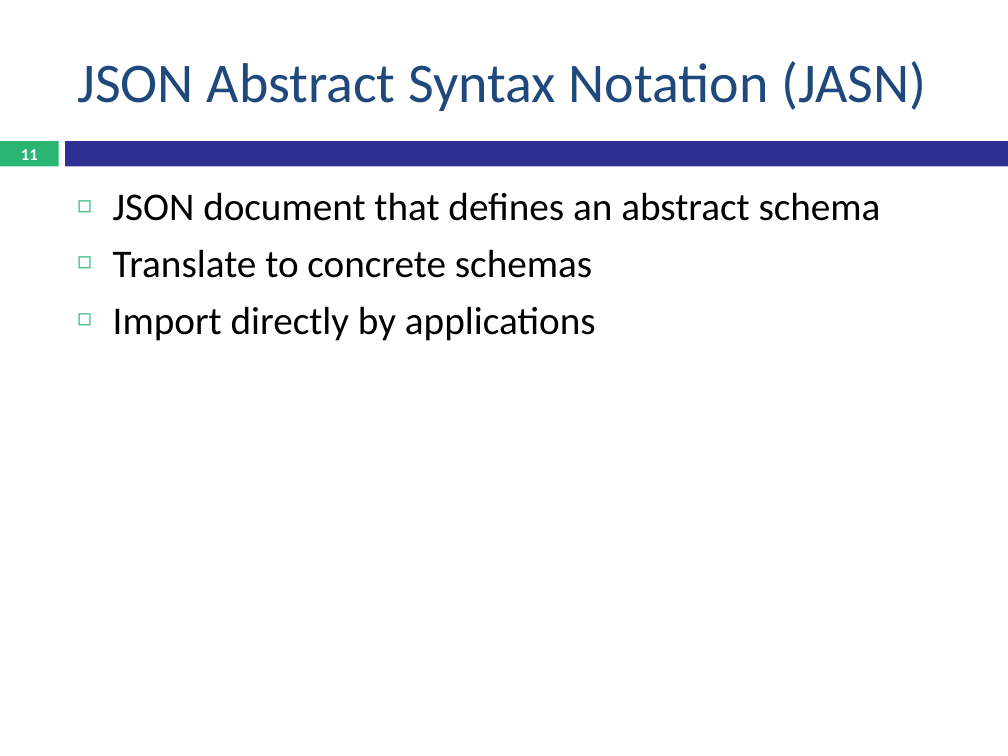
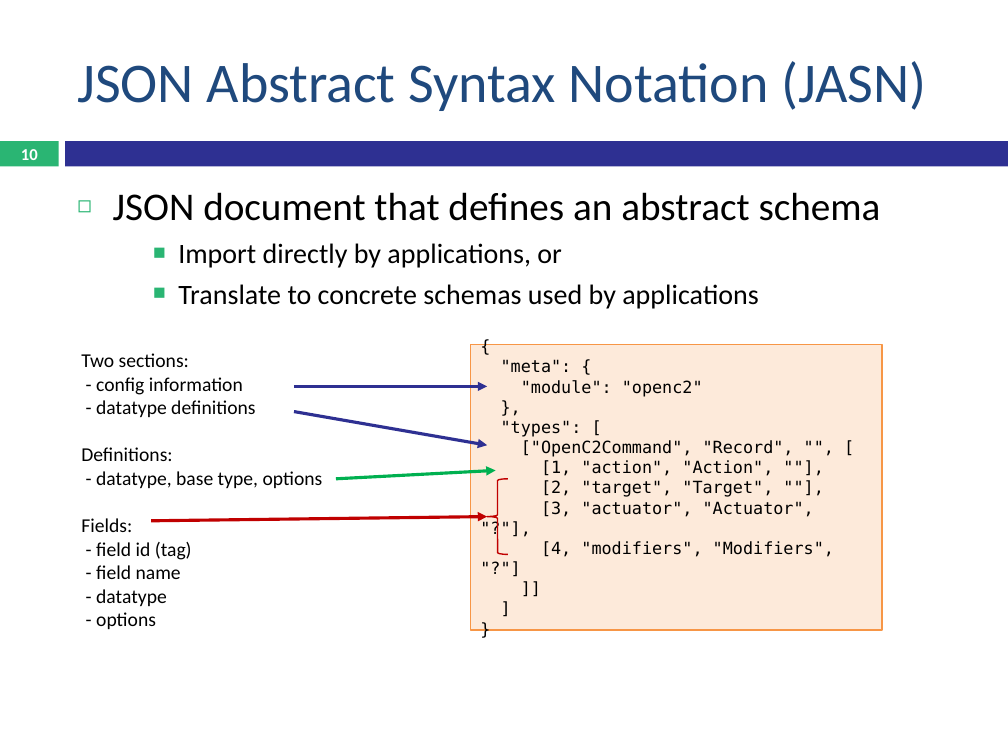
Before and after one commit to OpenC2-org/openc2-davaya, a slide deck: slide 10 of devel/OpenC2 Schema.pptx (slide 11 before the commit). Drawn at 1008x756 pixels with LibreOffice and Linux fonts; fonts in the diff are those of the drawing. Boxes give left, top, right and bottom in pixels: in the first picture for what was removed or moved away, otherwise in the second. Text is boxed around its words. In the diff, an @@ line names an element or a change of style, - is before the commit and + after.

Commit message:
JASN description

```diff
--- a/devel/OpenC2 Schema.pptx
+++ b/devel/OpenC2 Schema.pptx
@@ page number at (21, 149, 38, 160): text changed @@
-11
+10
@@ text at (178, 243, 759, 309): text changed; size 28 to 20 pt @@
-◻ Translate to concrete schemas
-◻ Import directly by applications
+    ■ Import directly by applications, or
+    ■ Translate to concrete schemas used by applications
@@ text added at (81, 353, 323, 629), 14 pt, text #000000 @@
+Two sections:
+- config information
+- datatype definitions
+Definitions:
+- datatype, base type, options
+Fields:
+- field id (tag)
+- field name
+- datatype
+- options
@@ rectangle added at (471, 345, 882, 630), fill #FDEADA, outline #F79646 1 pt, 12 pt, text #000000 @@
+{
+"meta": {
+"module": "openc2"
+},
+"types": [
+["OpenC2Command", "Record", "", [
+[1, "action", "Action", ""],
+[2, "target", "Target", ""],
+[3, "actuator", "Actuator", "?"],
+[4, "modifiers", "Modifiers", "?"]
+]]
+]
+}
@@ arrow added from (294, 386) to (487, 386), #2E3092 2.25 pt @@
@@ arrow added from (294, 411) to (487, 446), #2E3092 2.25 pt @@
@@ arrow added from (336, 479) to (496, 471), #00B050 2.25 pt @@
@@ left brace added at (487, 479, 507, 554), outline #C00000 1 pt @@
@@ arrow added from (151, 521) to (487, 516), #C00000 2.25 pt @@
```
Also in this commit, not shown: 3 other slides changed, 4 slides added, 1 slide removed.
